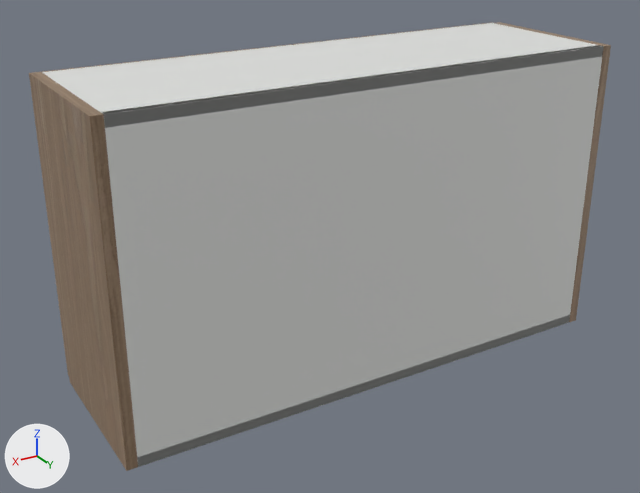
One commit to the glTF model storefront/public/cabinet-inventory/models/oppein-pb-mnw-w3621.glb: the scene before it, then after it.
Rendered twice from a 50 mm camera at (1.221, 1.063, 0.817) aimed at (0.495, -0.148, 0.212). The lights are fixed; the arrows at lower left show +X, +Y and +Z. The older version comes first. Where no turn or scale is listed for an object, it has been applied to the vertices.

In view in the first picture: 'Cabinet back', 'Cabinet bottom', 'Cabinet side', 'Cabinet side.001', 'Cabinet top' and 2 more.
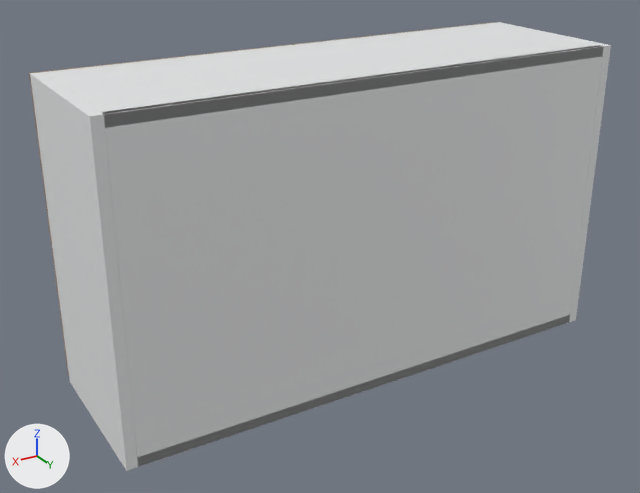
Boxes [x1, y1, x2, y2] around the edits, measured in the pictures (640 x 493 px):
'Cabinet side.001', recoloured (brown to white)
    both: [30, 72, 138, 471]
'Cabinet side', recoloured
    both: [495, 22, 611, 322]

Edits to the bpy script that builds the scene:
```text
Add mat_white_cabinet_carcass:
    mat_white_cabinet_carcass = principled_material('White cabinet carcass')
    mat_white_cabinet_carcass.base_color = (0.82, 0.83, 0.835)  # white #eaebec
    mat_white_cabinet_carcass.roughness = 0.48
Change me_cube:
    where me_cube.from_pydata(...)  # 56 vertices, 108 faces; spans x -0.009..0.009, y -0.142..0.142, z -0.267..0.267
    remove me_cube.materials.append(mat_supplier_finish___natural_wood)  # picture img_oak
    add me_cube.materials.append(mat_white_cabinet_carcass)  # white #eaebec
Change me_cube_001:
    where me_cube_001.from_pydata(...)  # 56 vertices, 108 faces; spans x -0.009..0.009, y -0.142..0.142, z -0.267..0.267
    remove me_cube_001.materials.append(mat_supplier_finish___natural_wood)  # picture img_oak
    add me_cube_001.materials.append(mat_white_cabinet_carcass)  # white #eaebec
```
